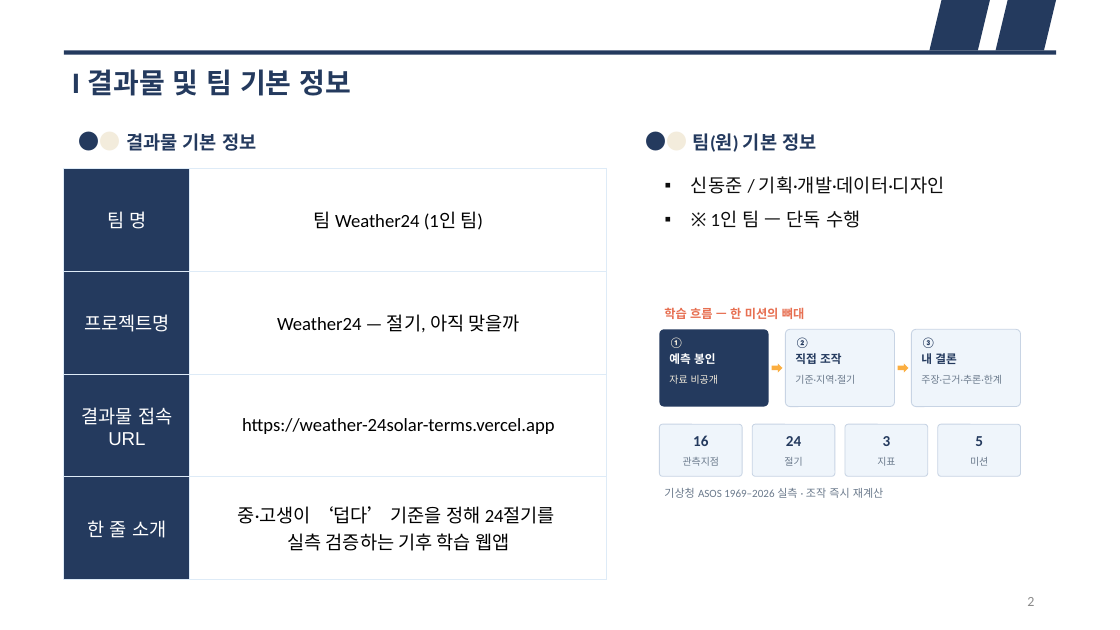
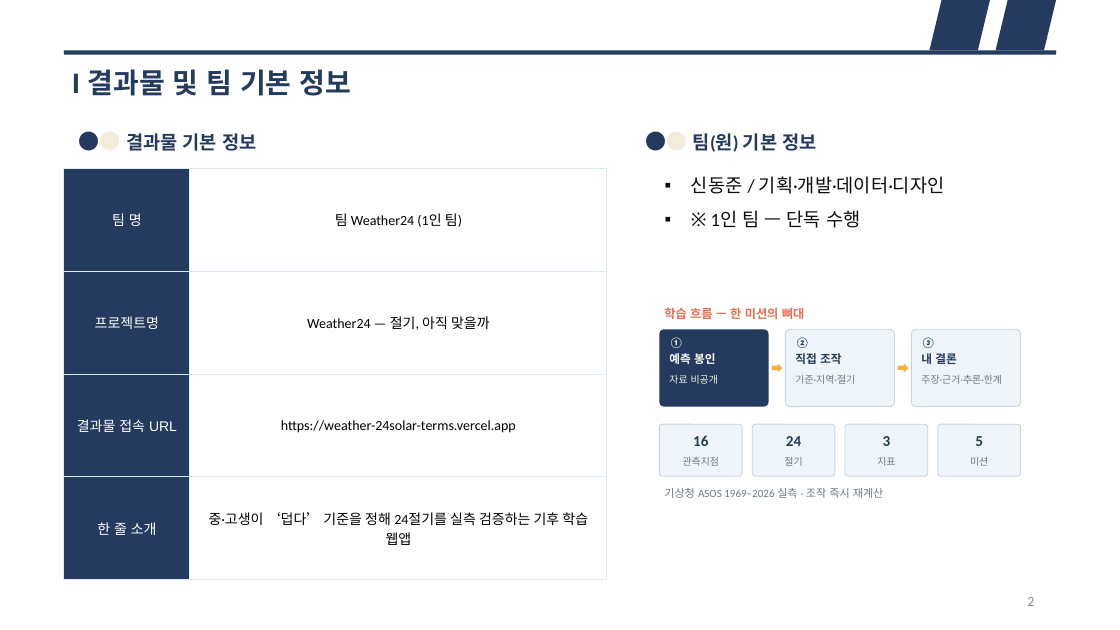
Before and after one commit to DONGJUN92/weather-24solar-terms, a slide deck: slide 2 of 발표자료_Weather24_신동준.pptx. Drawn at 1120x630 pixels with LibreOffice and Linux fonts; fonts in the diff are those of the drawing. Boxes give left, top, right and bottom in pixels: in the first picture for what was removed or moved away, otherwise in the second. Text is boxed around its words. In the diff, an @@ line names an element or a change of style, - is before the commit and + after.

```diff
--- a/발표자료_Weather24_신동준.pptx
+++ b/발표자료_Weather24_신동준.pptx
@@ table at (64,169,607,580) @@
@@ size 16 to 12 pt @@
```
Also in this commit, not shown: 2 other slides changed, 5 other files.
